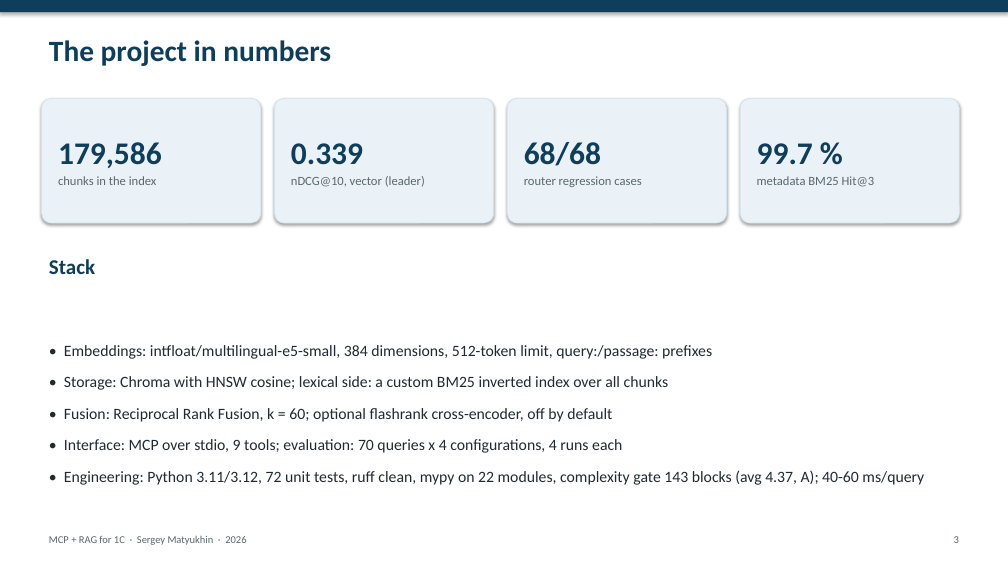
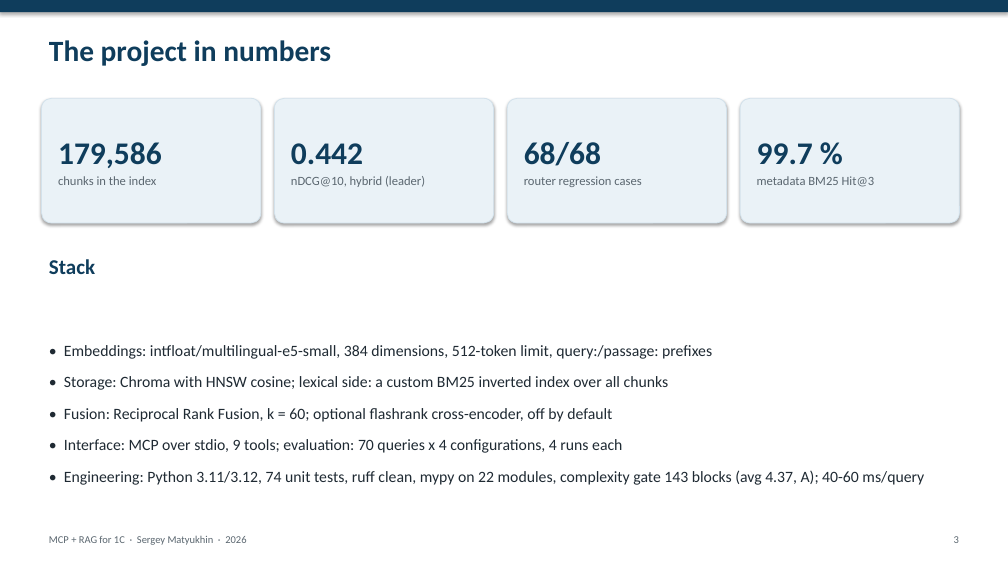
Before and after one commit to Smaturus/1c-mcp-rag-search, a slide deck: slide 3 of docs/presentation/en/1c-mcp-rag-search-slides-en.pptx. Drawn at 1008x567 pixels with LibreOffice and Linux fonts; fonts in the diff are those of the drawing. Boxes give left, top, right and bottom in pixels: in the first picture for what was removed or moved away, otherwise in the second. Text is boxed around its words. In the diff, an @@ line names an element or a change of style, - is before the commit and + after.

```diff
--- a/docs/presentation/en/1c-mcp-rag-search-slides-en.pptx
+++ b/docs/presentation/en/1c-mcp-rag-search-slides-en.pptx
@@ text in rounded rectangle at (291,143,425,187): text changed @@
-0.339
-nDCG@10, vector (leader)
+0.442
+nDCG@10, hybrid (leader)
@@ text at (64,470,924,485): text changed @@
-• Engineering: Python 3.11/3.12, 72 unit tests, ruff clean, mypy on 22 modules, complexity gate 143 blocks (avg 4.37, A); 40-60 ms/query
+• Engineering: Python 3.11/3.12, 74 unit tests, ruff clean, mypy on 22 modules, complexity gate 143 blocks (avg 4.37, A); 40-60 ms/query
```
Also in this commit, not shown: 5 other slides changed, 36 other files.
